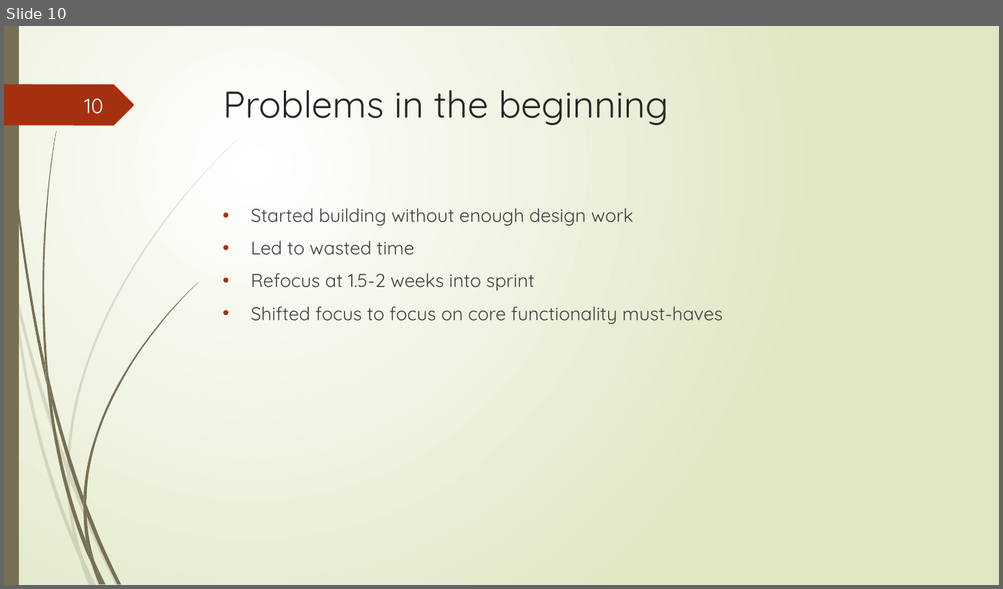
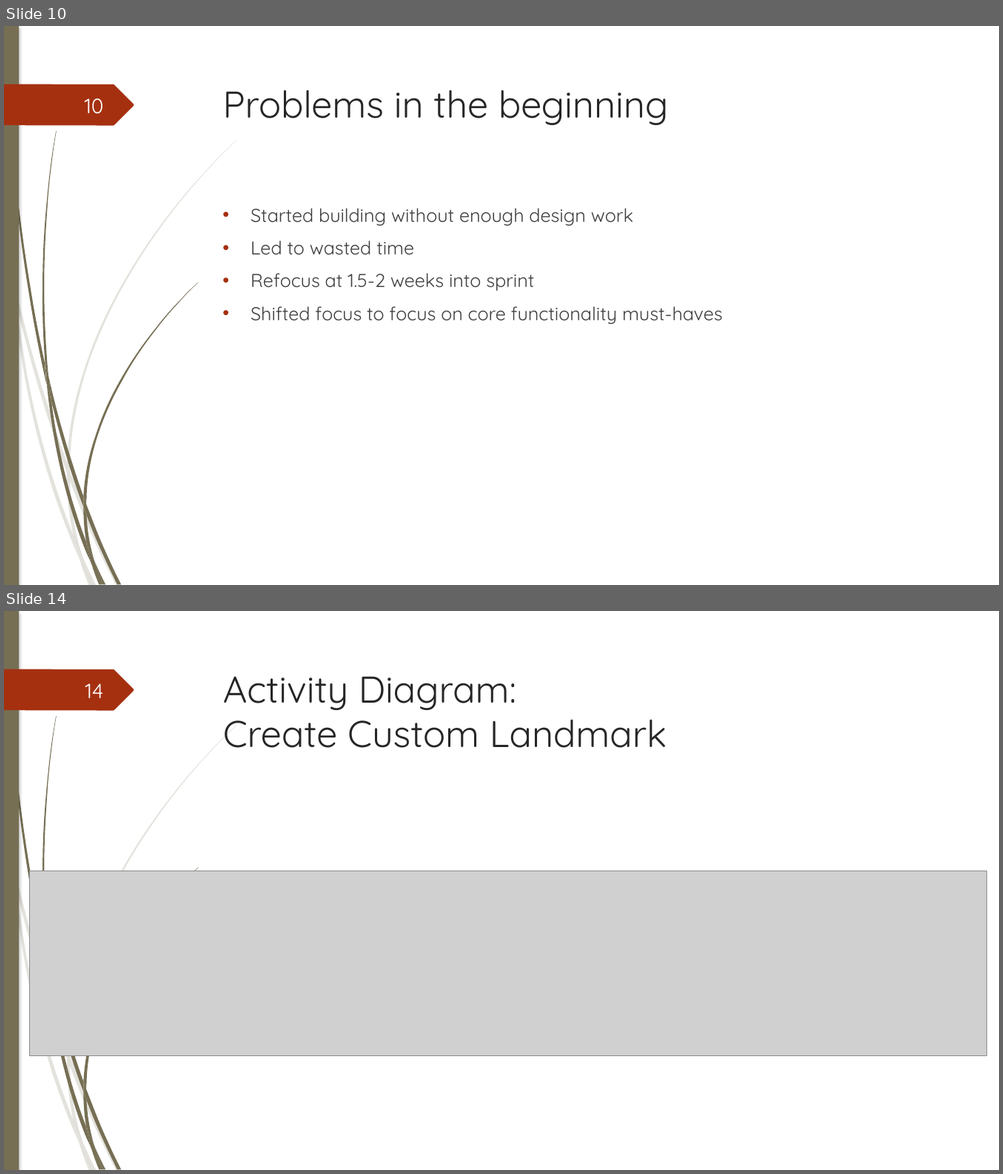
Before and after one commit to junmin-yee/Landmarked, a slide deck: Presentations/Sprint01 ReviewMeeting.pptx. Shown one above the other, each under a label of ours: slide 10 before the commit, slides 10 and 14 after it; the slides between them are not shown. The pictures are 1003x589 and 1003x1174 pixels, drawn with LibreOffice and Linux fonts; fonts in the diff are those of the drawing; grey boxes stand for pictures. Boxes give left, top, right and bottom in pixels: in the first picture for what was removed or moved away, otherwise in the second. Text is boxed around its words. In the diff, an @@ line names an element or a change of style, - is before the commit and + after.

```diff
--- a/Presentations/Sprint01 ReviewMeeting.pptx
+++ b/Presentations/Sprint01 ReviewMeeting.pptx
@@ slide 14 added at (4, 611, 999, 1170), background #FFFFFF; not listed: 23 template elements that a slide beside it also shows @@
@@ text added at (223, 676, 666, 748), 36 pt, text #262626 @@
+Activity Diagram:
+Create Custom Landmark
@@ page number added at (85, 684, 104, 698), 20 pt, text #FEFFFF @@
+14
@@ picture added at (29, 871, 987, 1056) @@
@@ slide 10 changed as well @@
@@ background gradient #FFFFFF to #DFE8C4 to #FFFFFF @@
@@ rectangle at (4, 26, 19, 585): shadow on @@
@@ outline redrawn in 13 elements at (14, 284, 68, 473), (70, 471, 119, 585), (12, 287, 79, 559), (67, 473, 82, 557), (68, 140, 237, 471), (74, 536, 93, 585), (6, 26, 46, 385), (86, 504, 121, 585), (42, 131, 57, 378), (83, 283, 198, 504), (83, 507, 94, 562), (83, 497, 86, 515), (4, 84, 134, 125) @@
@@ text "Started building without enough design ..." at (250, 208, 723, 324): indent changed @@
```
Also in this commit, not shown: 26 other slides changed, 8 other slides added, 4 slides removed.
